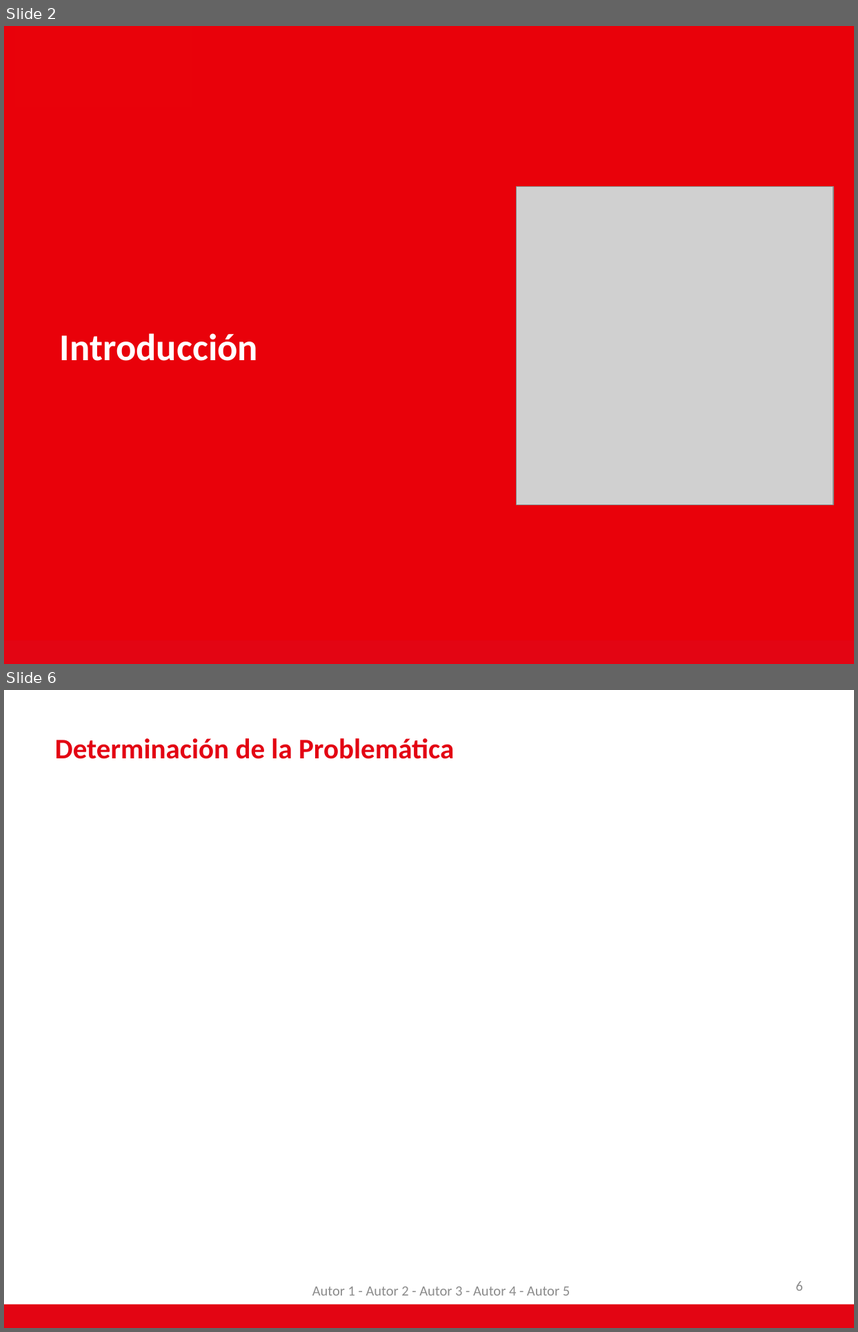
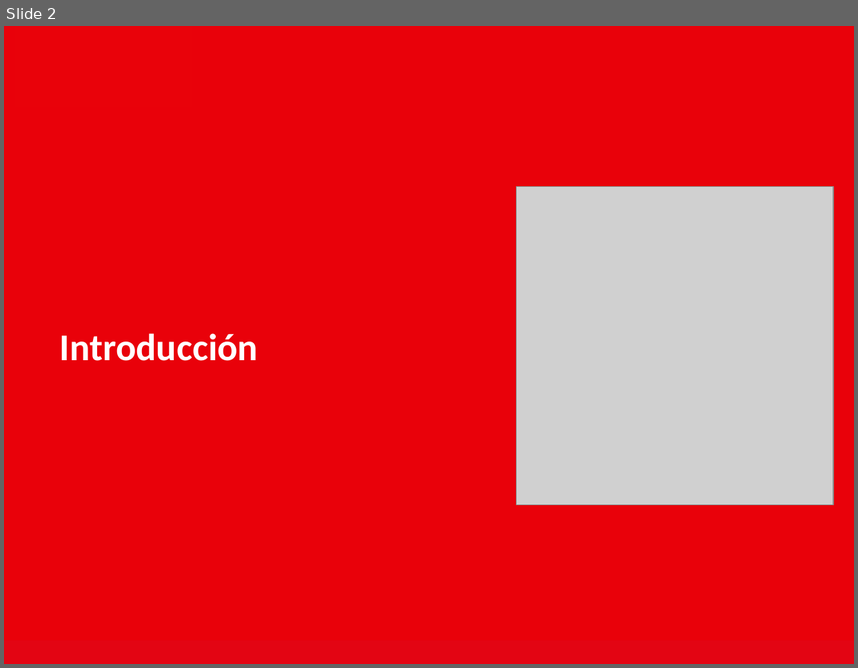
Before and after one commit to AdNNNN/inacap.2019, a slide deck: trabajos.inacap.2019/Seguridad y auditoria informática/Unidad 3/Planilla Editable.pptx. Shown one above the other, each under a label of ours: slides 2 and 6 before the commit, slide 2 after it; the slides between them are not shown. The pictures are 858x1332 and 858x668 pixels, drawn with LibreOffice and Linux fonts; fonts in the diff are those of the drawing; grey boxes stand for pictures; background and template pictures are left out. Boxes give left, top, right and bottom in pixels: in the first picture for what was removed or moved away, otherwise in the second. Text is boxed around its words. In the diff, an @@ line names an element or a change of style, - is before the commit and + after.

```diff
--- a/trabajos.inacap.2019/Seguridad y auditoria informática/Unidad 3/Planilla Editable.pptx
+++ b/trabajos.inacap.2019/Seguridad y auditoria informática/Unidad 3/Planilla Editable.pptx
@@ slide 6 removed at <box>4,690,854,1328</box>, background #FFFFFF; not listed: 1 template element that a slide beside it also shows @@
@@ title removed at <box>55,738,454,759</box> @@
-Determinación de la Problemática
@@ text removed at <box>312,1286,570,1295</box> @@
-Autor 1 - Autor 2 - Autor 3 - Autor 4 - Autor 5
@@ page number removed at <box>796,1281,803,1290</box> @@
-6
```
Also in this commit, not shown: 3 slides changed, 10 slides added, 5 other slides removed, 12 other files.
